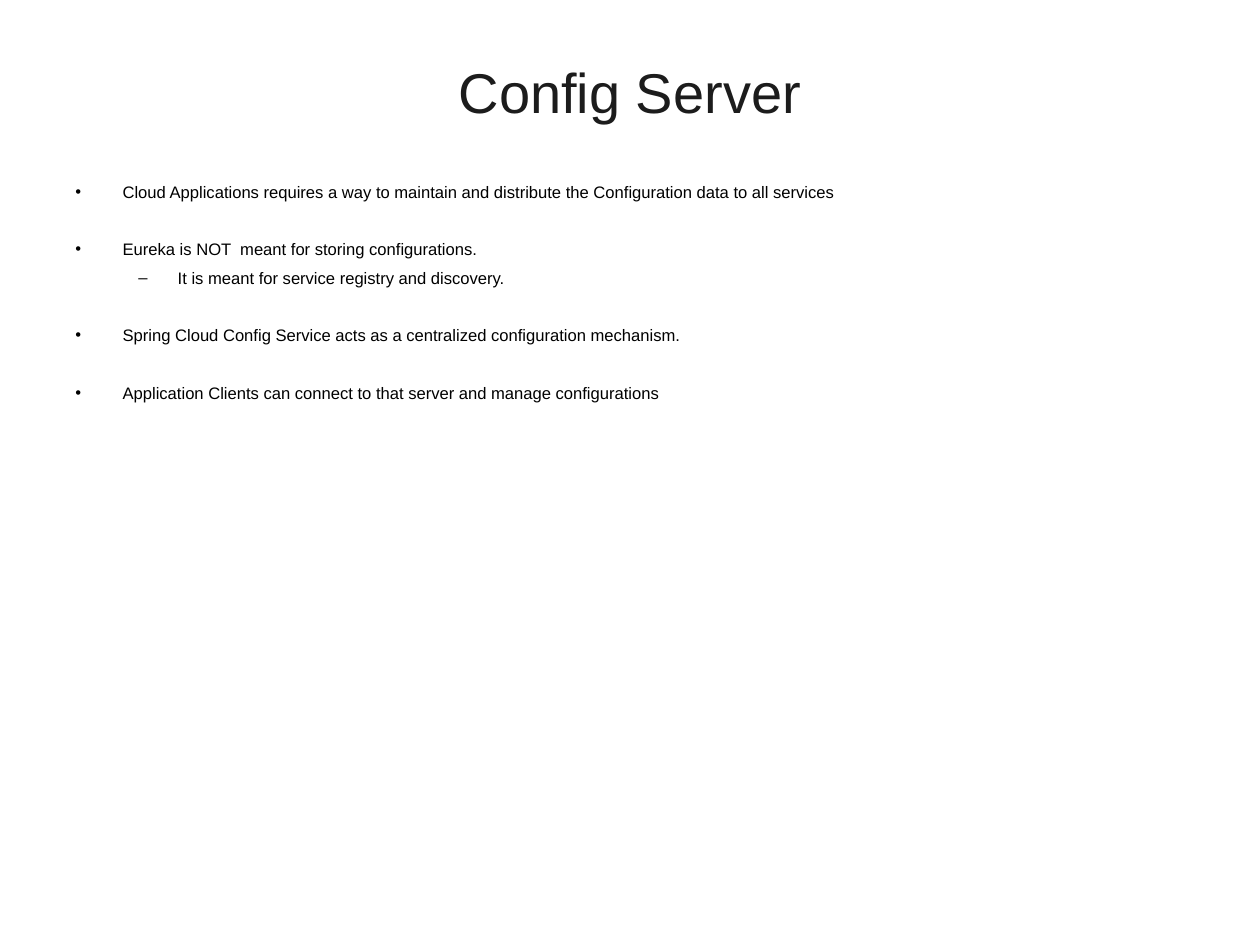
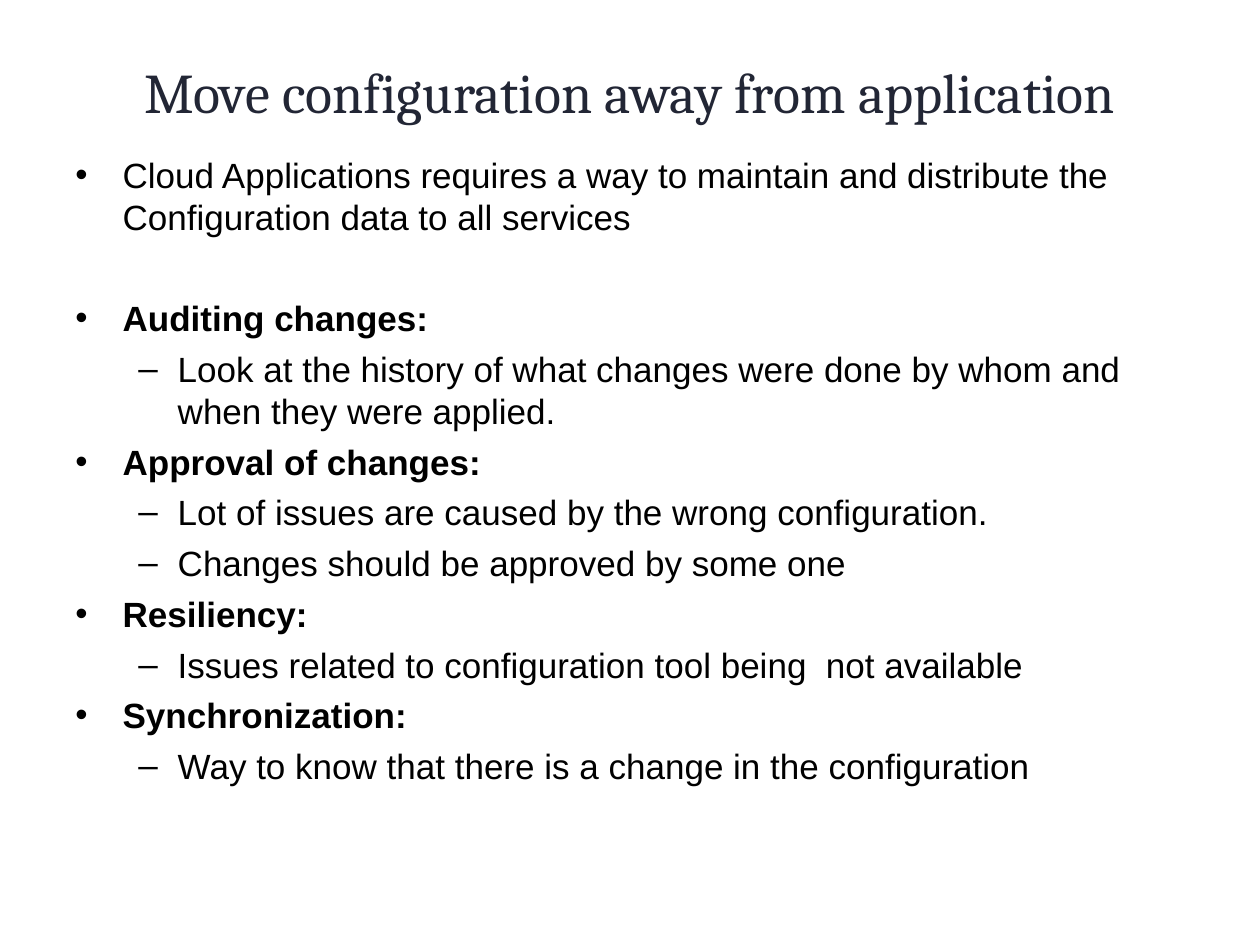
Before and after one commit to vatsank/spring_presentations, a slide deck: slide 74 of SpringMicroService_Module1_Ver01.ppt (slide 67 before the commit). Drawn at 1260x945 pixels with LibreOffice and Linux fonts; fonts in the diff are those of the drawing; background and template pictures are left out. Boxes give left, top, right and bottom in pixels: in the first picture for what was removed or moved away, otherwise in the second. Text is boxed around its words. In the diff, an @@ line names an element or a change of style, - is before the commit and + after.

```diff
--- a/SpringMicroService_Module1_Ver01.ppt
+++ b/SpringMicroService_Module1_Ver01.ppt
@@ title at [144,73,1115,126]: text changed; font Arial to Cambria; text colour #1C1C1C to #222635 @@
-Config Server
+Move configuration away from application
@@ text at [123,162,1108,236]: size 9.5 to 20 pt in "Cloud Applications requires a way to maintain ..." @@
@@ text at [123,305,1120,786]: text changed; size 9.5 to 20 pt @@
-• Eureka is NOT meant for storing configurations.
-  – It is meant for service registry and discovery.
-• Spring Cloud Config Service acts as a centralized configuration mechanism.
-• Application Clients can connect to that server and manage configurations
+• Auditing changes:
+  – Look at the history of what changes were done by whom and when they were applied.
+• Approval of changes:
+  – Lot of issues are caused by the wrong configuration.
+  – Changes should be approved by some one
+• Resiliency:
+  – Issues related to configuration tool being not available
+• Synchronization:
+  – Way to know that there is a change in the configuration
```
Also in this commit, not shown: 46 other slides changed, 22 slides added, 4 slides removed, 2 other files.
